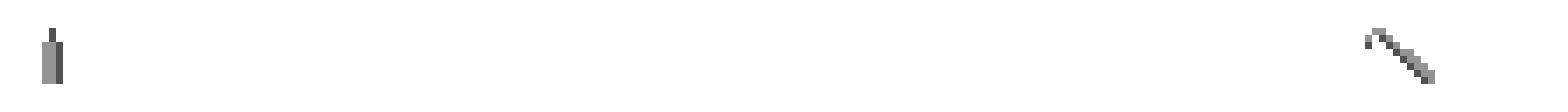
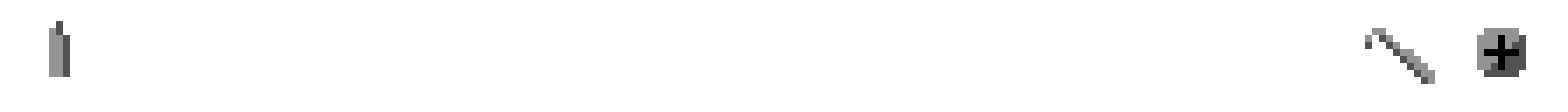
Comparing the layer stacks of the two 1568 × 112 images. Changes:
renamed "Layer 2" to "Layer 3", painted on it over left=49, top=21, right=1526, bottom=84
removed layer "a" over left=42, top=21, right=70, bottom=84
